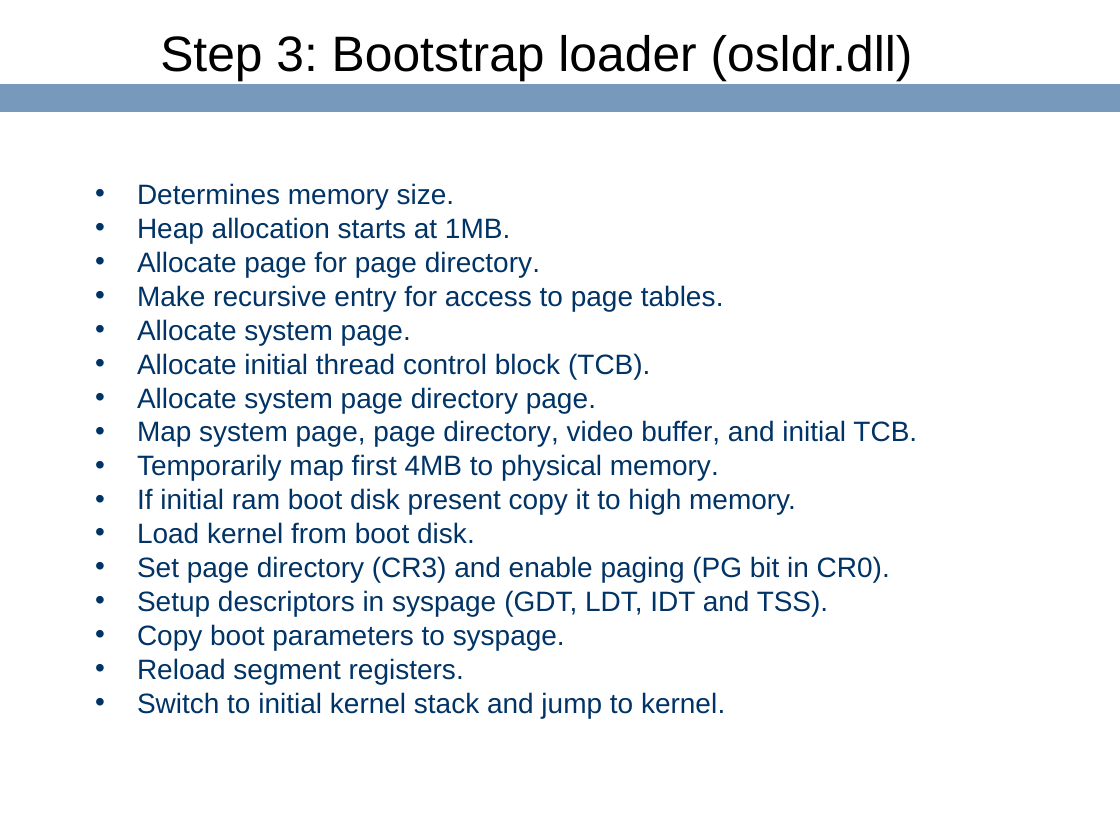
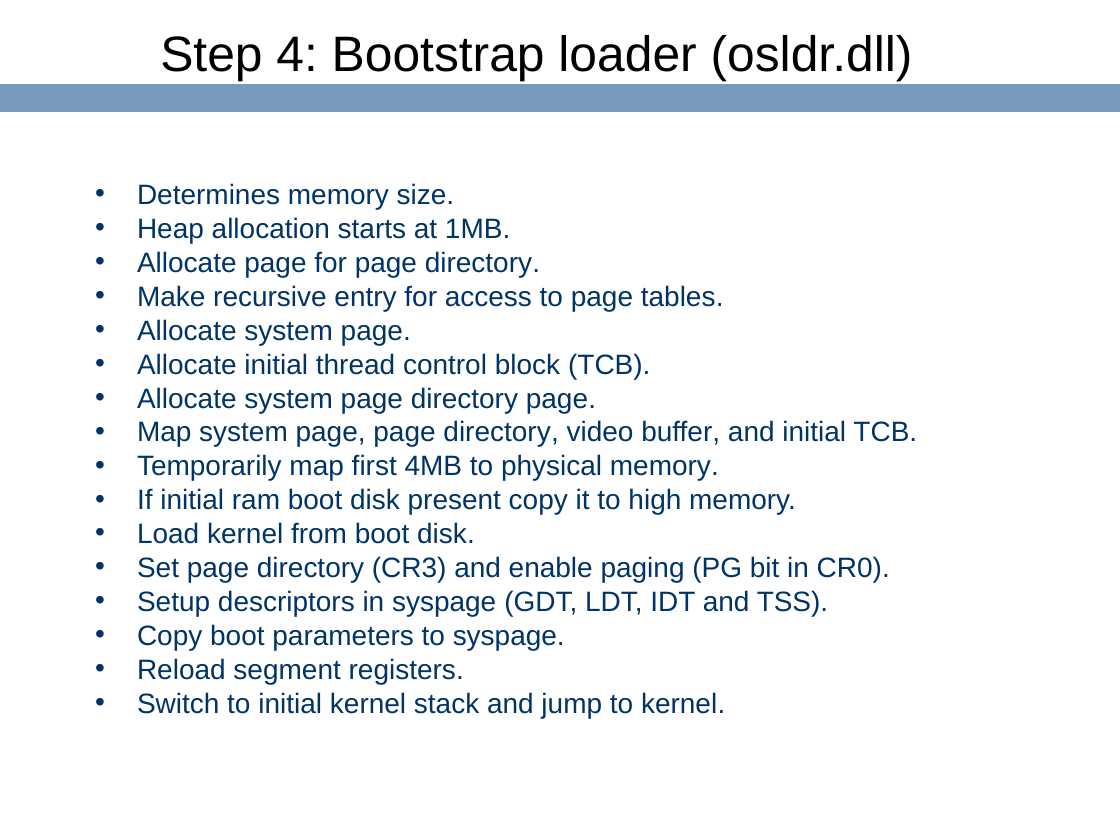
Before and after one commit to ringgaard/sanos, a slide deck: slide 20 of doc/sanostech.ppt (slide 19 before the commit). Drawn at 1120x840 pixels with LibreOffice and Linux fonts; fonts in the diff are those of the drawing; background and template pictures are left out. Boxes give left, top, right and bottom in pixels: in the first picture for what was removed or moved away, otherwise in the second. Text is boxed around its words. In the diff, an @@ line names an element or a change of style, - is before the commit and + after.

```diff
--- a/doc/sanostech.ppt
+++ b/doc/sanostech.ppt
@@ title at (160, 35, 913, 81): text changed @@
-Step 3: Bootstrap loader (osldr.dll)
+Step 4: Bootstrap loader (osldr.dll)
```
Also in this commit, not shown: 7 other slides changed, 1 slide added.
